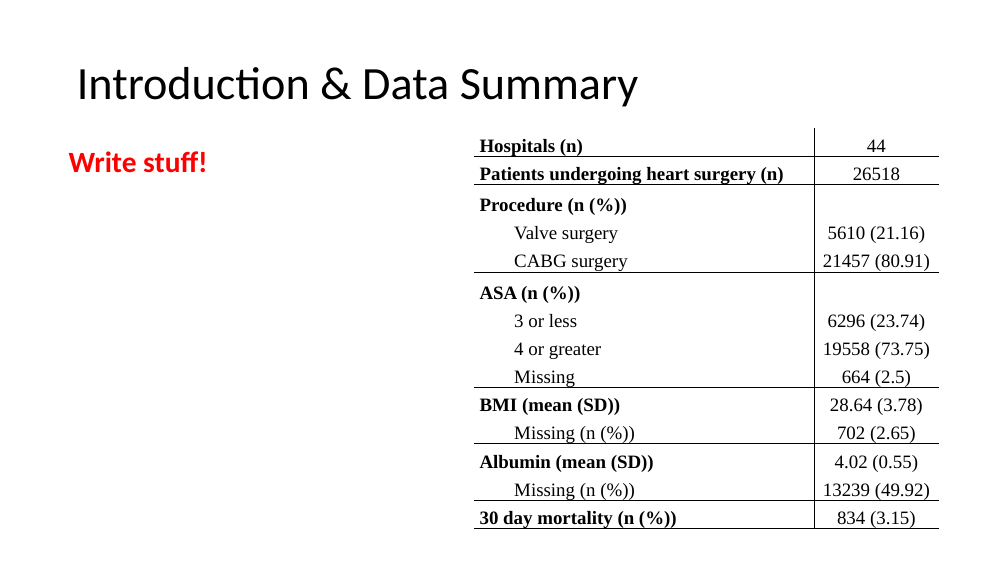
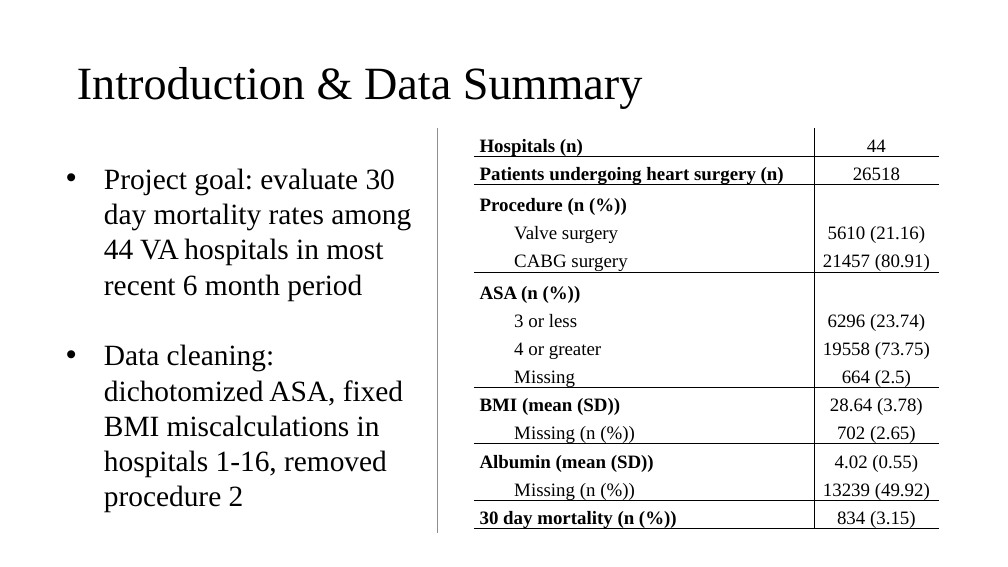
Before and after one commit to johnsra3/bios6623-johnsra3, a slide deck: slide 2 of Project2/Reports/Project 2 Final Presentation.pptx. Drawn at 1008x567 pixels with LibreOffice and Linux fonts; fonts in the diff are those of the drawing. Boxes give left, top, right and bottom in pixels: in the first picture for what was removed or moved away, otherwise in the second. Text is boxed around its words. In the diff, an @@ line names an element or a change of style, - is before the commit and + after.

```diff
--- a/Project2/Reports/Project 2 Final Presentation.pptx
+++ b/Project2/Reports/Project 2 Final Presentation.pptx
@@ title "Introduction & Data Summary" at box(77, 67, 643, 109): font Calibri to Times New Roman @@
@@ line added from (438, 129) to (438, 533), #5B9BD5 0.5 pt @@
@@ text removed at box(69, 151, 208, 173) @@
-Write stuff!
@@ text added at box(104, 168, 411, 513), 28 pt, text #000000 @@
+• Project goal: evaluate 30 day mortality rates among 44 VA hospitals in most recent 6 month period
+• Data cleaning: dichotomized ASA, fixed BMI miscalculations in hospitals 1-16, removed procedure 2
```
Also in this commit, not shown: 6 other slides changed, 1 other file.
